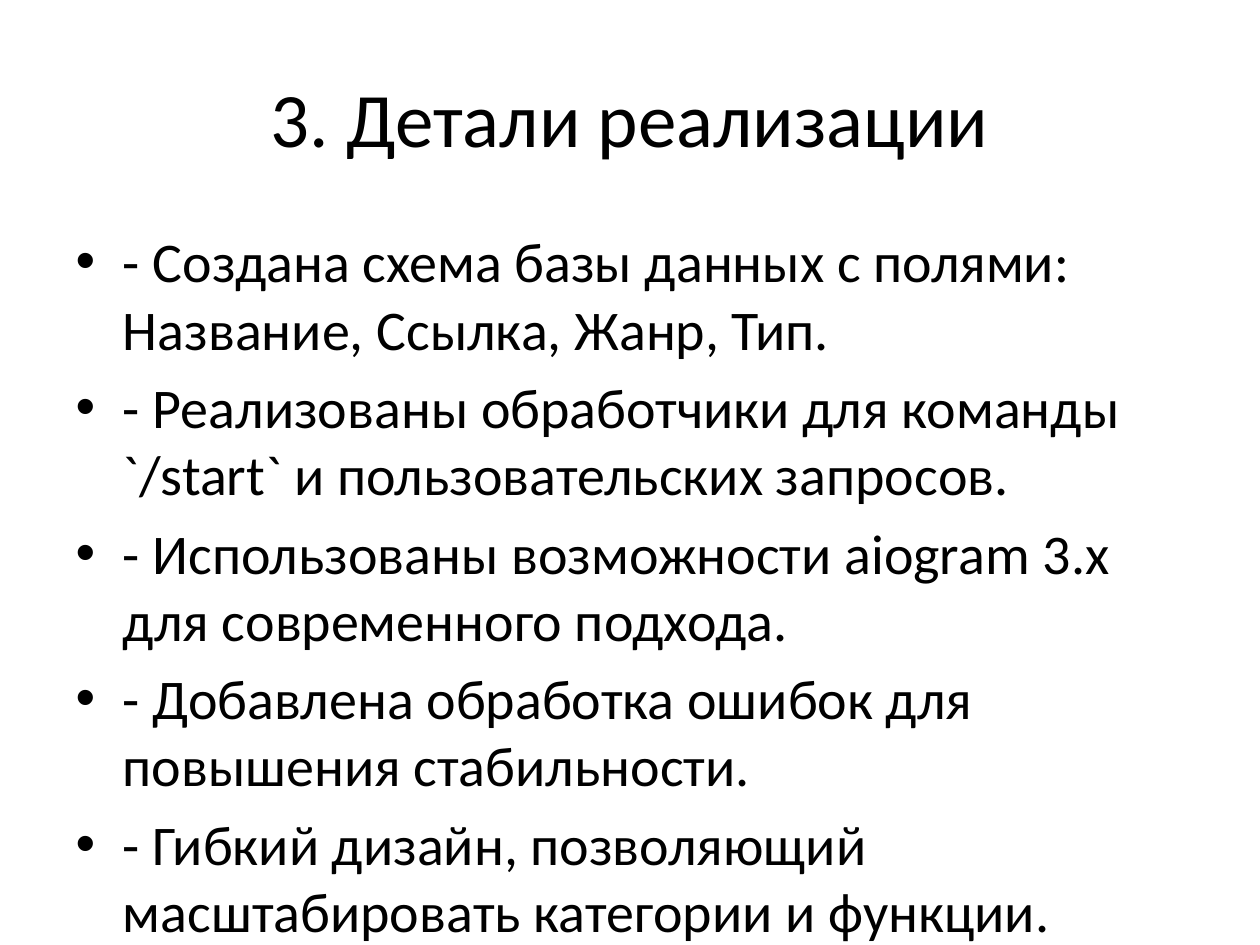
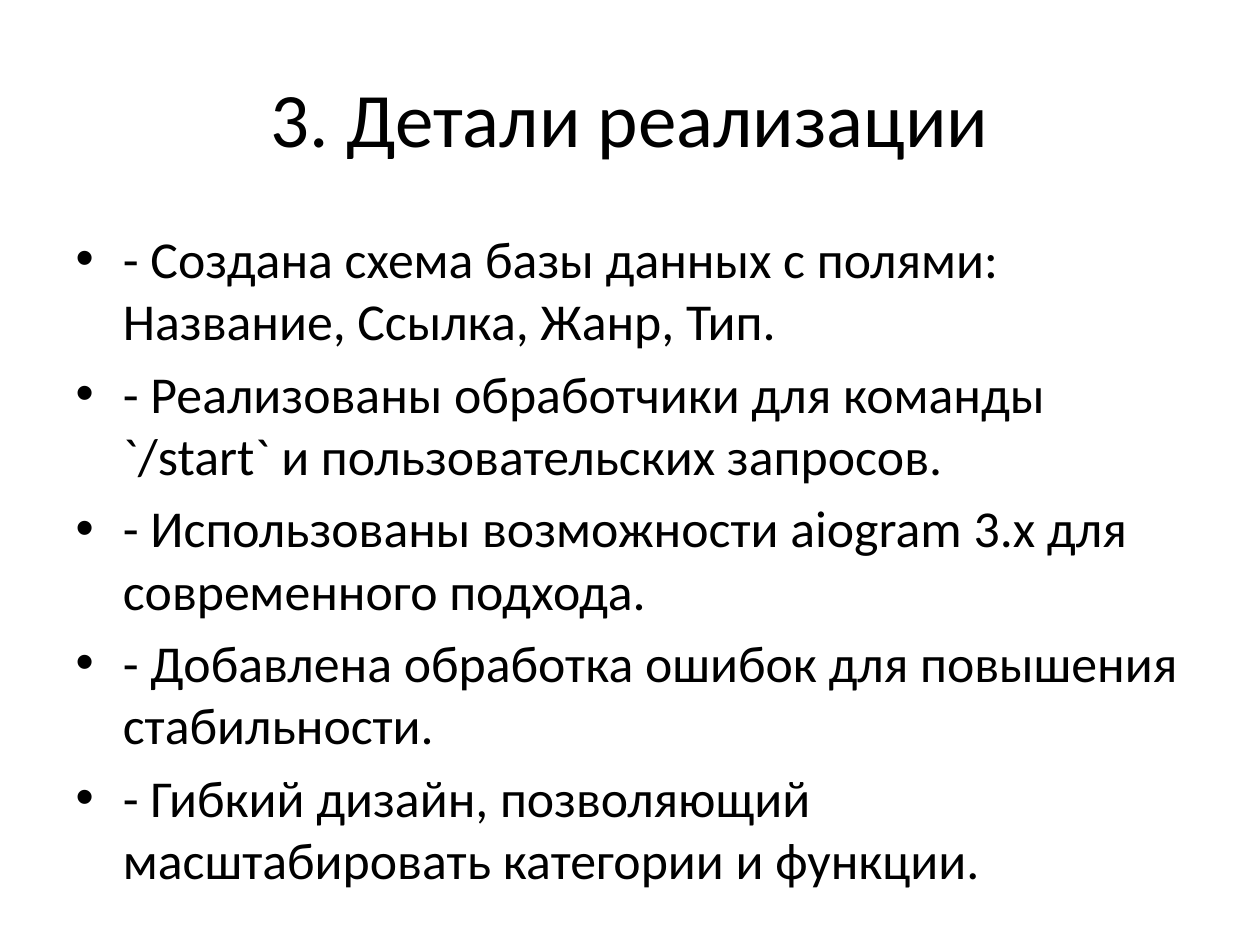
Before and after one commit to gxdlxss/MusicTGBotMIPT, a slide deck: slide 4 of presentation.pptx. Drawn at 1260x945 pixels with LibreOffice and Linux fonts; fonts in the diff are those of the drawing. Boxes give left, top, right and bottom in pixels: in the first picture for what was removed or moved away, otherwise in the second. Text is boxed around its words. In the diff, an @@ line names an element or a change of style, - is before the commit and + after.

```diff
--- a/presentation.pptx
+++ b/presentation.pptx
@@ text "- Создана схема базы данных ..." at [123, 242, 1177, 888]: size 32 to 29.6 pt @@
```
Also in this commit, not shown: 1 other slide changed, 1 slide added, 2 other files.
